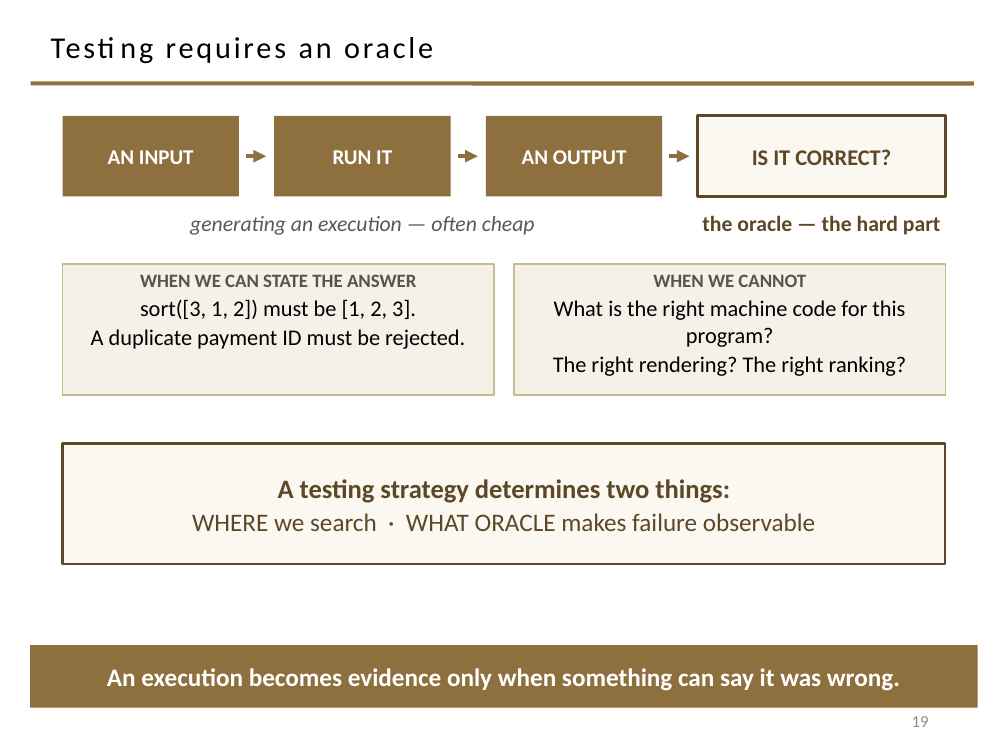
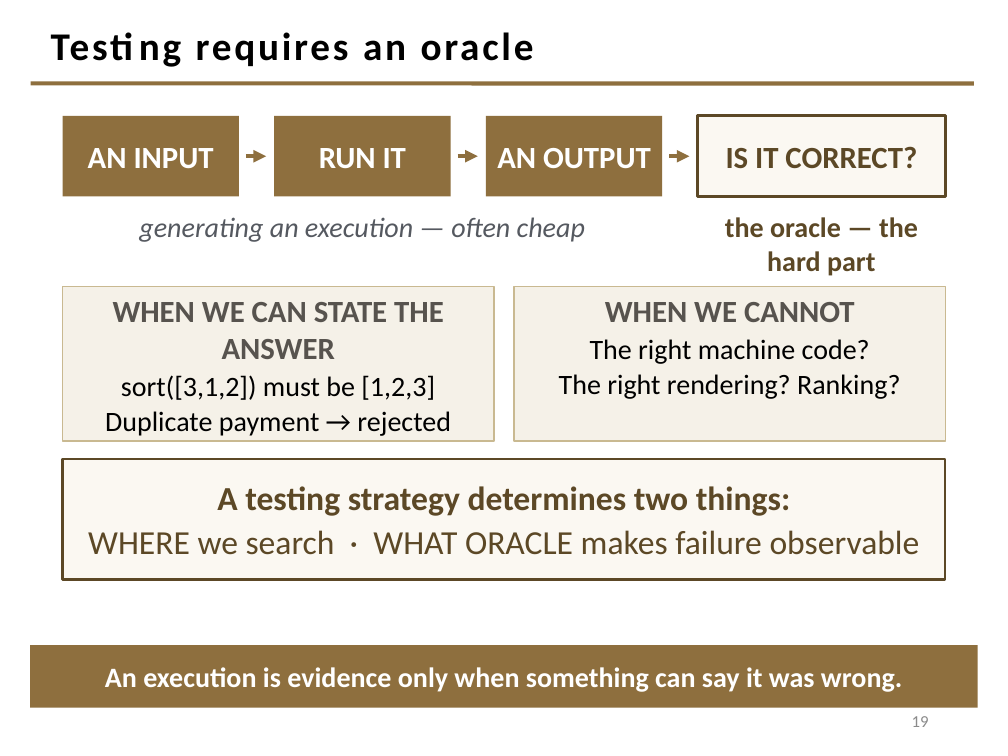
Before and after one commit to davisjam/model-based-agentic-software-engineering, a slide deck: slide 19 of course/lectures/act-1-foundations/08-validation/1-8-Validation.pptx. Drawn at 1008x756 pixels with LibreOffice and Linux fonts; fonts in the diff are those of the drawing; background and template pictures are left out. Boxes give left, top, right and bottom in pixels: in the first picture for what was removed or moved away, otherwise in the second. Text is boxed around its words. In the diff, an @@ line names an element or a change of style, - is before the commit and + after.

```diff
--- a/course/lectures/act-1-foundations/08-validation/1-8-Validation.pptx
+++ b/course/lectures/act-1-foundations/08-validation/1-8-Validation.pptx
@@ title "Testing requires an oracle" at (196, 32, 534, 66): size 21.6 to 28 pt, bold on @@
@@ size 15 to 22 pt in 3 elements at (62, 116, 239, 197), (274, 116, 451, 197), (486, 116, 662, 197) @@
@@ rectangle "IS IT CORRECT?" at (698, 116, 946, 197): size 16 to 22 pt @@
@@ text "generating an execution — often ..." at (139, 217, 585, 242): size 15.5 to 20 pt @@
@@ text "the oracle — the hard ..." at (725, 217, 918, 276): size 15.5 to 20 pt @@
@@ rectangle "WHEN WE CAN STATE THE ...": place and size @@
-rectangle "WHEN WE CAN STATE THE ..." at (62, 264, 494, 395)
+rectangle "WHEN WE CAN STATE THE ..." at (62, 286, 494, 440)
@@ rectangle "WHEN WE CANNOT": place and size @@
-rectangle "WHEN WE CANNOT" at (514, 264, 946, 395)
+rectangle "WHEN WE CANNOT" at (514, 286, 946, 440)
@@ text in rectangle at (113, 302, 444, 359): size 13.5 to 22 pt in "WHEN WE CAN STATE THE ANSWER" @@
@@ text in rectangle at (605, 302, 855, 322): size 13.5 to 22 pt in "WHEN WE CANNOT" @@
@@ text in rectangle at (559, 339, 900, 399): text changed; size 16 to 20 pt @@
-What is the right machine code for this program?
-The right rendering? The right ranking?
+The right machine code?
+The right rendering? Ranking?
@@ text in rectangle at (105, 375, 451, 436): text changed; size 16 to 20 pt @@
-sort([3, 1, 2]) must be [1, 2, 3].
-A duplicate payment ID must be rejected.
+sort([3,1,2]) must be [1,2,3]
+Duplicate payment → rejected
@@ rectangle "A testing strategy determines two ...": place and size @@
-rectangle "A testing strategy determines two ..." at (62, 444, 946, 564)
+rectangle "A testing strategy determines two ..." at (62, 459, 946, 580)
@@ rectangle "A testing strategy determines two ..." at (62, 459, 946, 580): size 19 to 24 pt in "A testing strategy determines two things:"; size 18 to 24 pt in "WHERE we search · WHAT ORACLE makes ..." @@
@@ text in rectangle at (105, 667, 902, 692): text changed; size 18 to 20 pt @@
-An execution becomes evidence only when something can say it was wrong.
+An execution is evidence only when something can say it was wrong.
```
Also in this commit, not shown: 26 other slides changed, 1 slide added, 1 slide removed.
